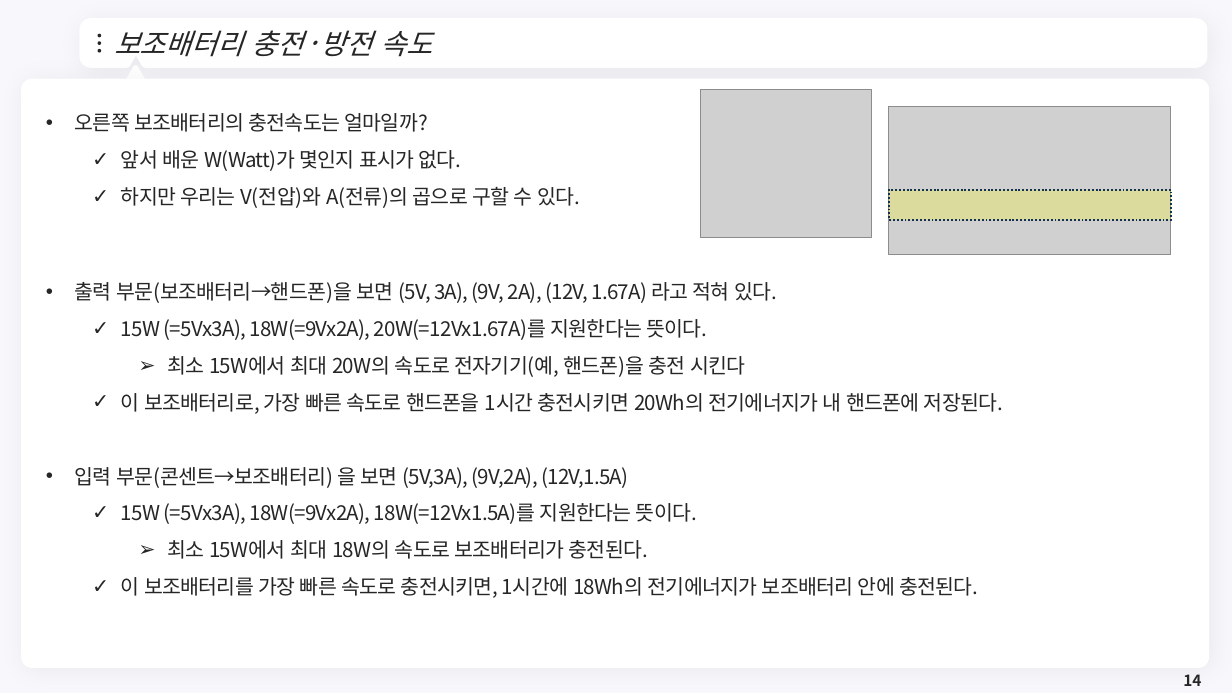
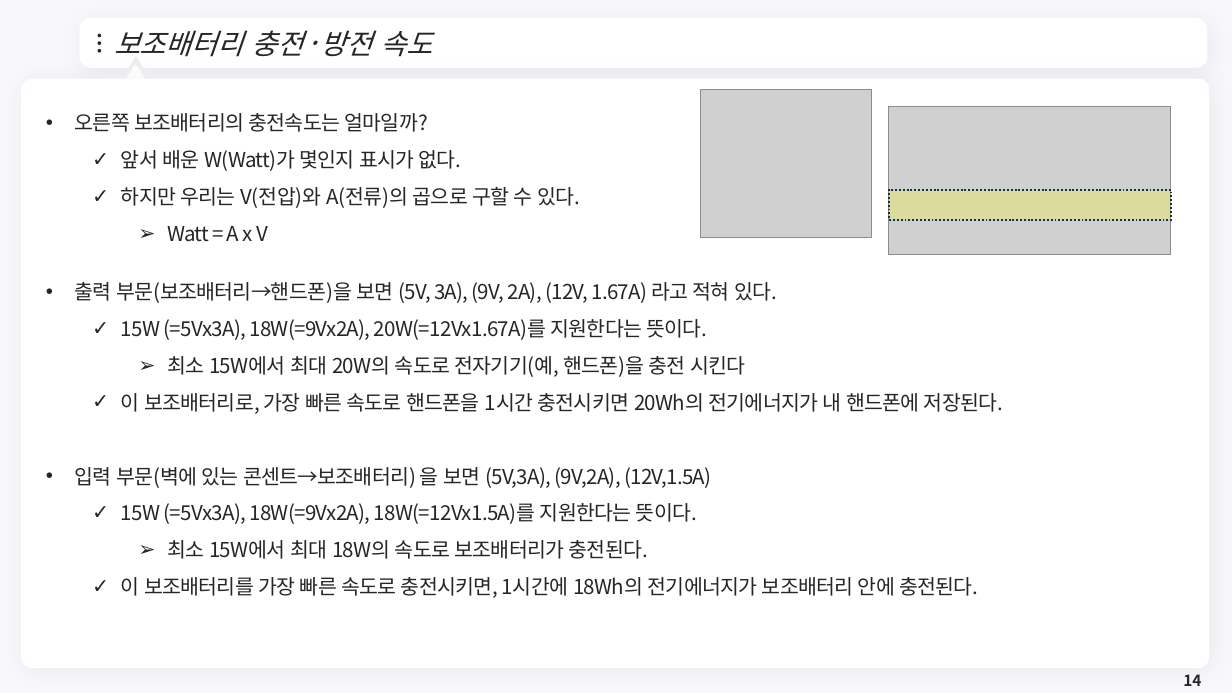
Before and after one commit to meandthey/Teaching, a slide deck: slide 14 of 에너지경제학/자원에너지경제학_Chapter_1.pptx. Drawn at 1232x693 pixels with LibreOffice and Linux fonts; fonts in the diff are those of the drawing; grey boxes stand for pictures; background and template pictures are left out. Boxes give left, top, right and bottom in pixels: in the first picture for what was removed or moved away, otherwise in the second. Text is boxed around its words. In the diff, an @@ line names an element or a change of style, - is before the commit and + after.

```diff
--- a/에너지경제학/자원에너지경제학_Chapter_1.pptx
+++ b/에너지경제학/자원에너지경제학_Chapter_1.pptx
@@ text at [167, 226, 268, 242]: paragraph added @@
+    ➢ Watt = A x V
@@ text at [75, 467, 712, 488]: text changed @@
-• 입력 부문(콘센트→보조배터리) 을 보면 (5V,3A), (9V,2A), (12V,1.5A)
+• 입력 부문(벽에 있는 콘센트→보조배터리) 을 보면 (5V,3A), (9V,2A), (12V,1.5A)
```
Also in this commit, not shown: 6 other slides changed, 4 slides added.
